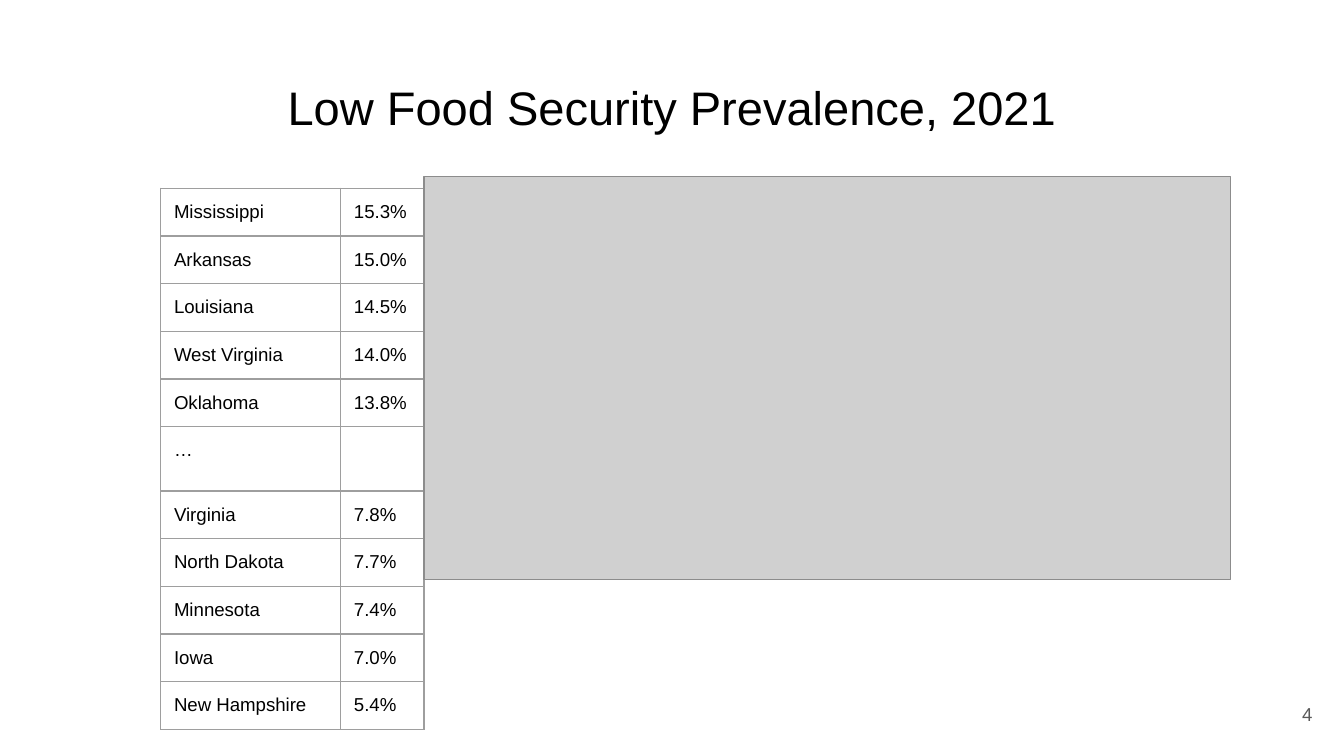
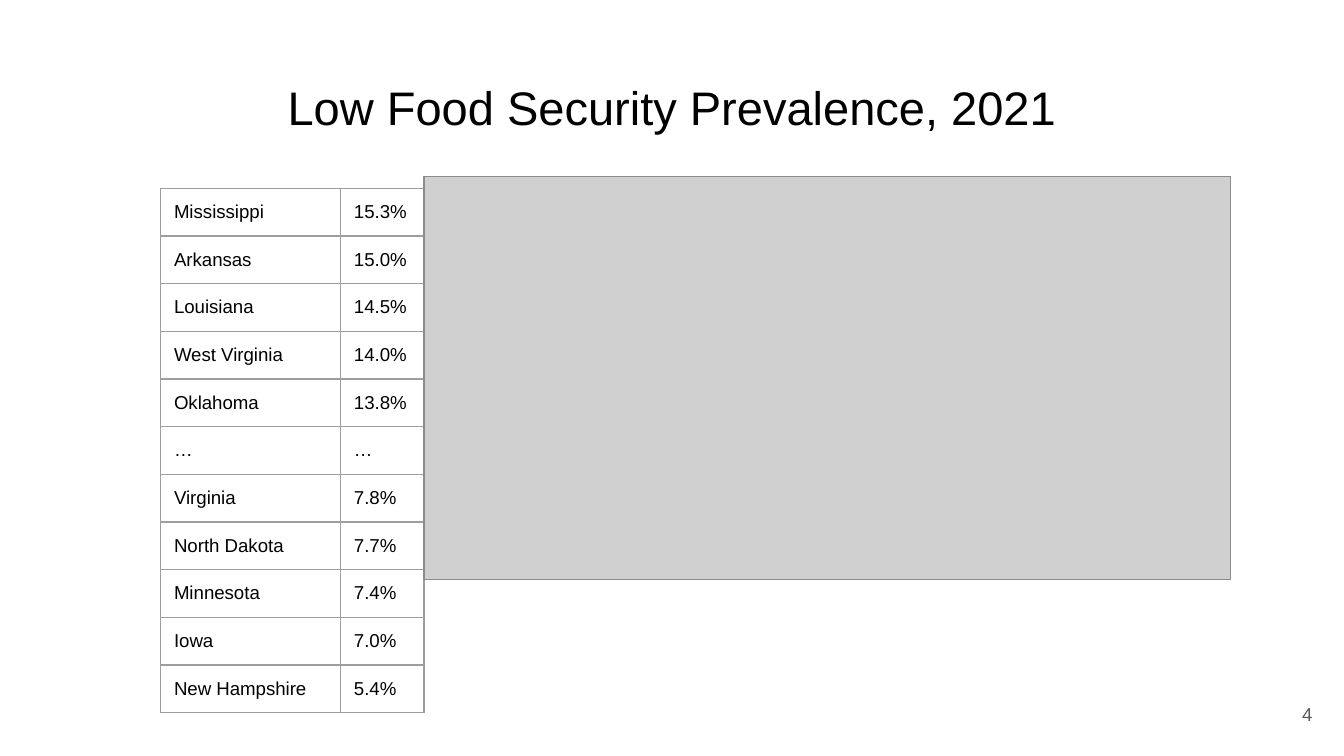
Before and after one commit to himalayahall/DATA608, a slide deck: slide 4 of Story 6/Food Security.pptx. Drawn at 1344x756 pixels with LibreOffice and Linux fonts; fonts in the diff are those of the drawing; grey boxes stand for pictures. Boxes give left, top, right and bottom in pixels: in the first picture for what was removed or moved away, otherwise in the second. Text is boxed around its words. In the diff, an @@ line names an element or a change of style, - is before the commit and + after.

```diff
--- a/Story 6/Food Security.pptx
+++ b/Story 6/Food Security.pptx
@@ table at box(161, 188, 425, 703) @@
-row 6, column 2: 
+row 6, column 2: …
```
Also in this commit, not shown: 4 other slides changed, 1 slide removed, 1 other file.
